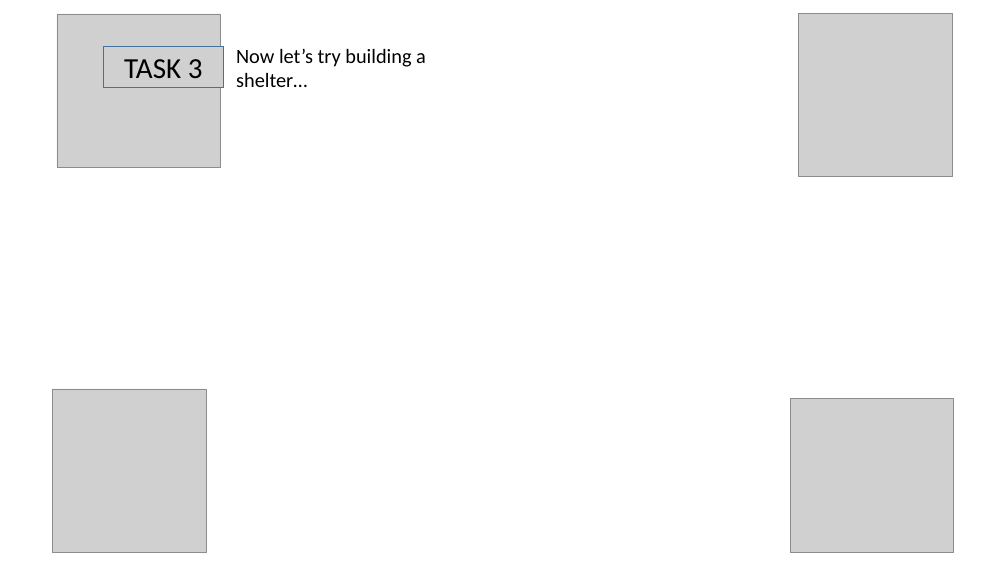
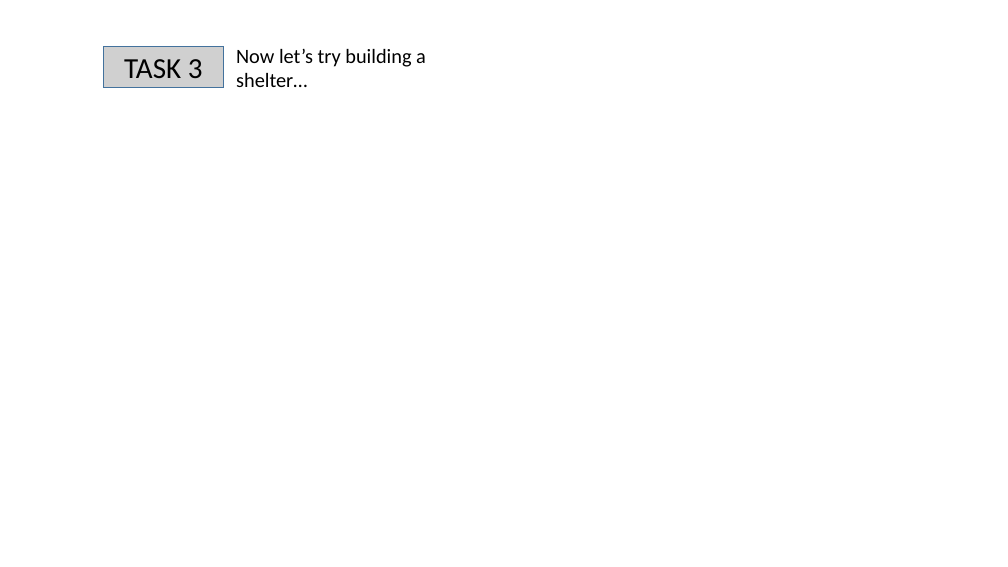
Before and after one commit to alvaropp/PythonTool_outreach, a slide deck: slide 3 of programming_challenge/tasks.horizontal.pptx. Drawn at 1008x567 pixels with LibreOffice and Linux fonts; fonts in the diff are those of the drawing; grey boxes stand for pictures; background and template pictures are left out. Boxes give left, top, right and bottom in pixels: in the first picture for what was removed or moved away, otherwise in the second. Text is boxed around its words. In the diff, an @@ line names an element or a change of style, - is before the commit and + after.

```diff
--- a/programming_challenge/tasks.horizontal.pptx
+++ b/programming_challenge/tasks.horizontal.pptx
@@ picture removed at [57, 14, 220, 168] @@
@@ picture removed at [798, 13, 952, 176] @@
@@ picture removed at [52, 389, 206, 552] @@
@@ picture removed at [790, 398, 953, 552] @@
```
Also in this commit, not shown: 2 other slides changed, 2 other files.
